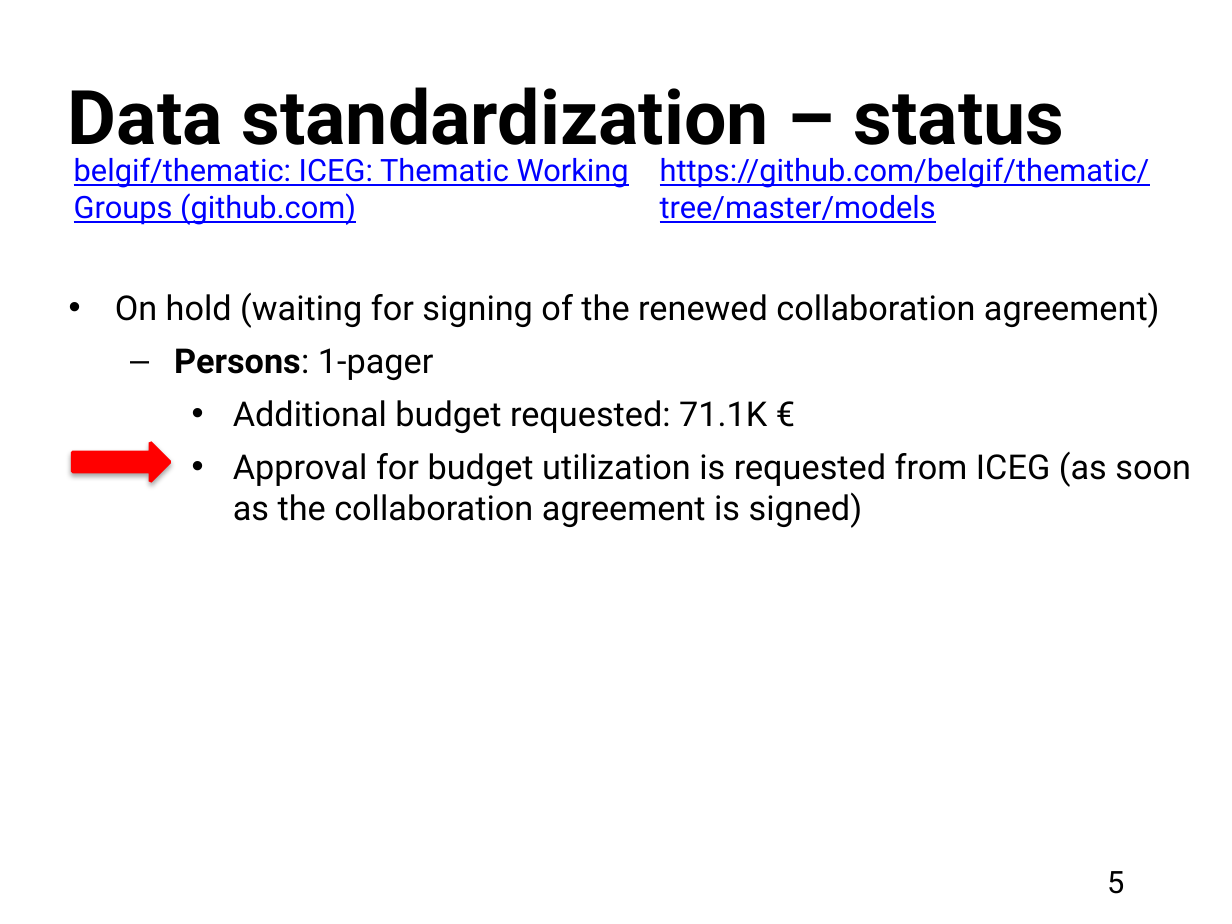
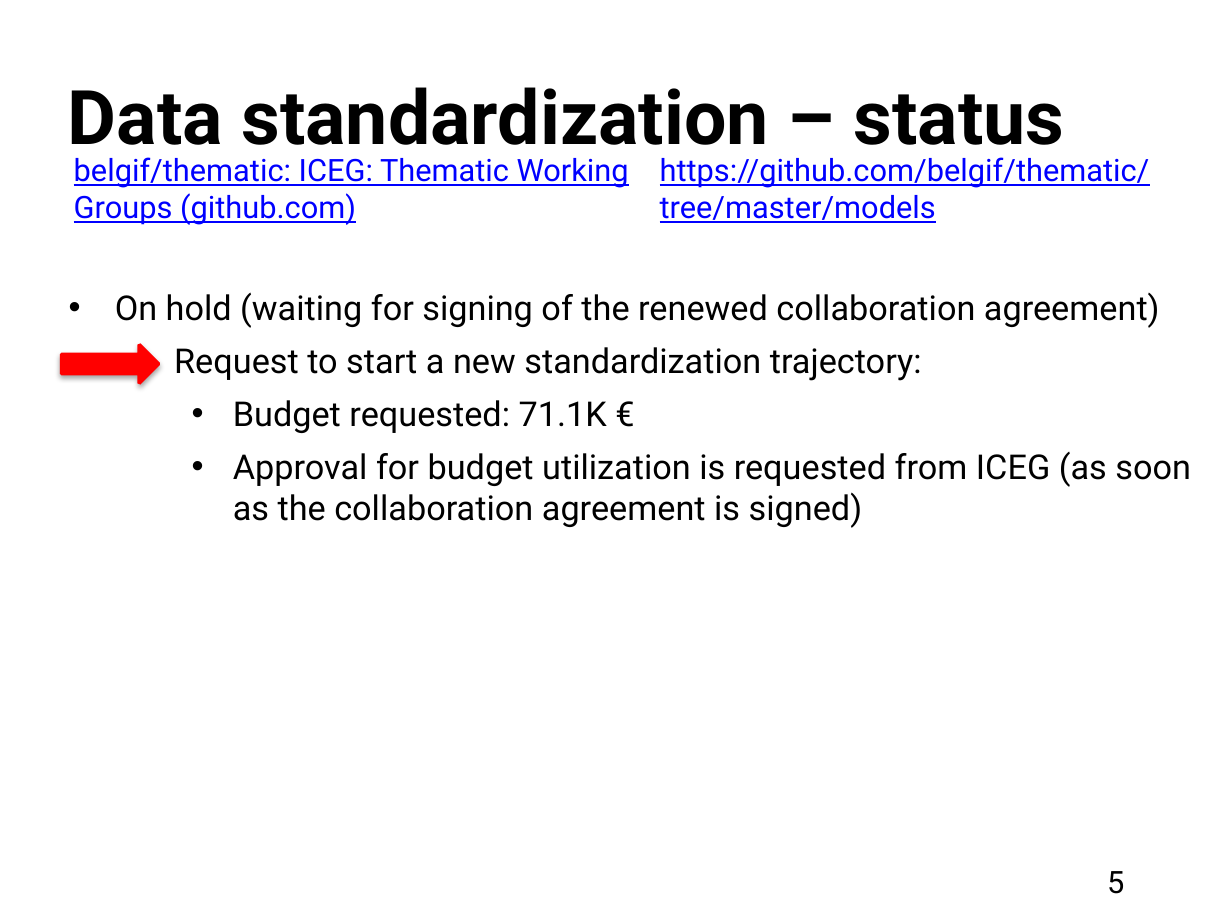
Before and after one commit to belgif/review, a slide deck: slide 5 of Meetings/2024-06-12/ICEG_standardisation_20240626.pptx. Drawn at 1232x924 pixels with LibreOffice and Linux fonts; fonts in the diff are those of the drawing. Boxes give left, top, right and bottom in pixels: in the first picture for what was removed or moved away, otherwise in the second. Text is boxed around its words. In the diff, an @@ line names an element or a change of style, - is before the commit and + after.

```diff
--- a/Meetings/2024-06-12/ICEG_standardisation_20240626.pptx
+++ b/Meetings/2024-06-12/ICEG_standardisation_20240626.pptx
@@ right arrow: place and size @@
-right arrow at box(73, 442, 170, 480)
+right arrow at box(62, 345, 159, 383)
@@ text at box(174, 347, 922, 433): text changed @@
-  – Persons: 1-pager
-    • Additional budget requested: 71.1K €
+  – Request to start a new standardization trajectory:
+    • Budget requested: 71.1K €
```
Also in this commit, not shown: 3 other slides changed, 1 slide added.
